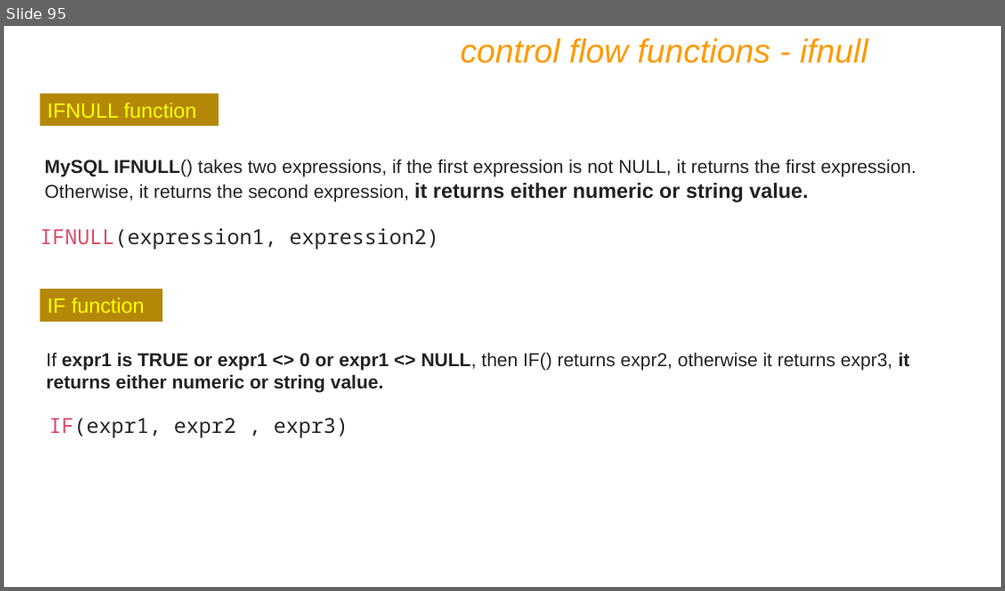
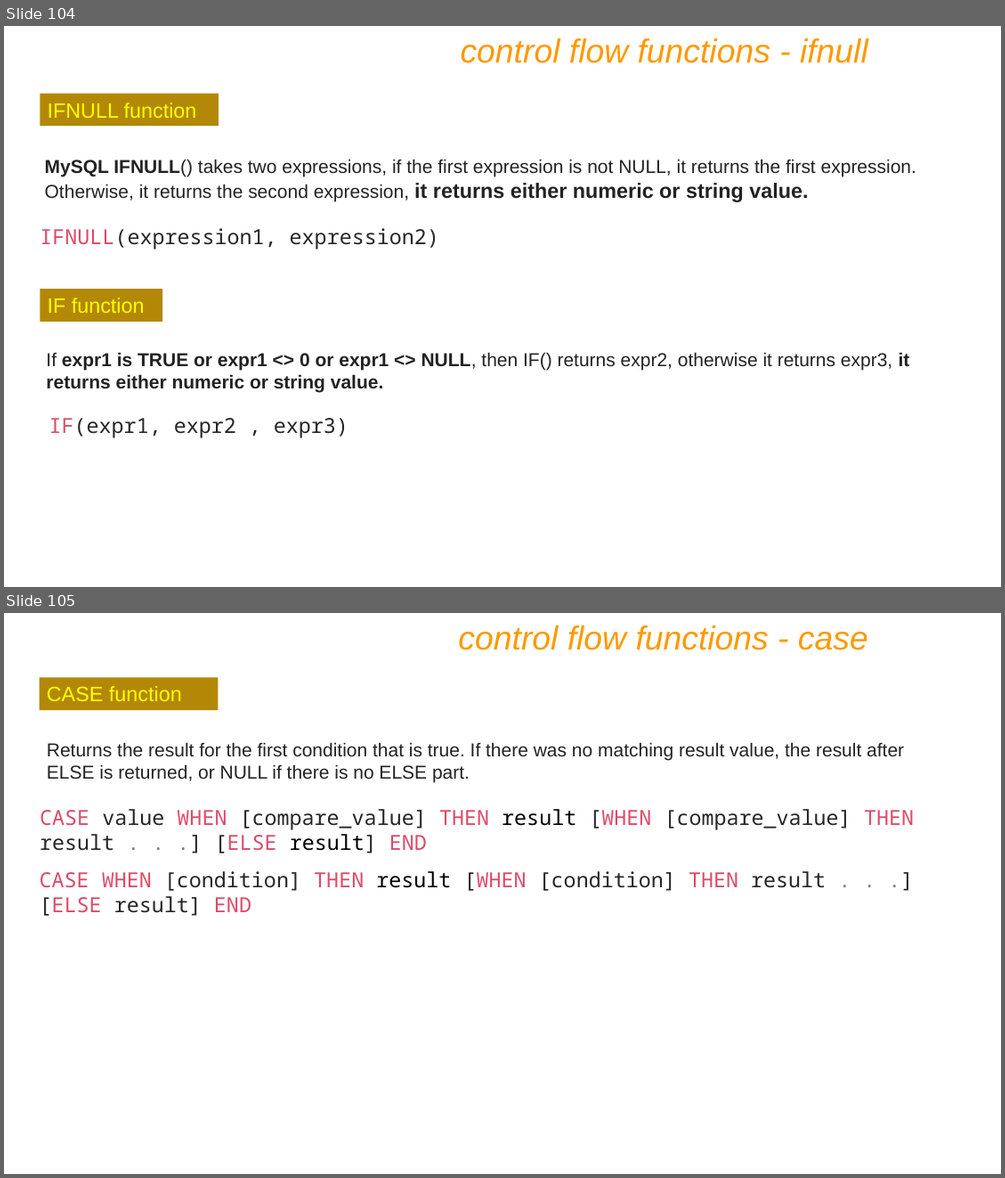
Before and after one commit to Nilesh-Parit/DBT, a slide deck: IET MySQL PPT Ver9.pptx. Shown one above the other, each under a label of ours: slide 95 before the commit, slides 104 and 105 after it. The pictures are 1005x591 and 1005x1178 pixels, drawn with LibreOffice and Linux fonts; fonts in the diff are those of the drawing. Boxes give left, top, right and bottom in pixels: in the first picture for what was removed or moved away, otherwise in the second. Text is boxed around its words. In the diff, an @@ line names an element or a change of style, - is before the commit and + after.

```diff
--- a/IET MySQL PPT Ver9.pptx
+++ b/IET MySQL PPT Ver9.pptx
@@ slide 105 added at (4, 613, 1001, 1174), background #FFFFFF @@
@@ text added at (458, 625, 868, 650), 32 pt, text #FF9900, italic @@
+control flow functions - case
@@ rectangle added at (39, 677, 218, 710), fill #B38807, 20 pt, text #FFFF00 @@
+CASE function
@@ text added at (47, 742, 904, 783), 18 pt, text #222222 @@
+Returns the result for the first condition that is true. If there was no matching result value, the result after ELSE is returned, or NULL if there is no ELSE part.
@@ text added at (40, 809, 914, 853), 20 pt, text #262626 @@
+CASE value WHEN [compare_value] THEN result [WHEN [compare_value] THEN result . . .] [ELSE result] END
@@ text added at (40, 871, 825, 916), 20 pt, text #262626 @@
+CASE WHEN [condition] THEN result [WHEN [condition] THEN result . . .] [ELSE result] END
@@ what was slide 95 is now slide 104 @@
```
Also in this commit, not shown: 4 slides changed, 27 other slides added.
